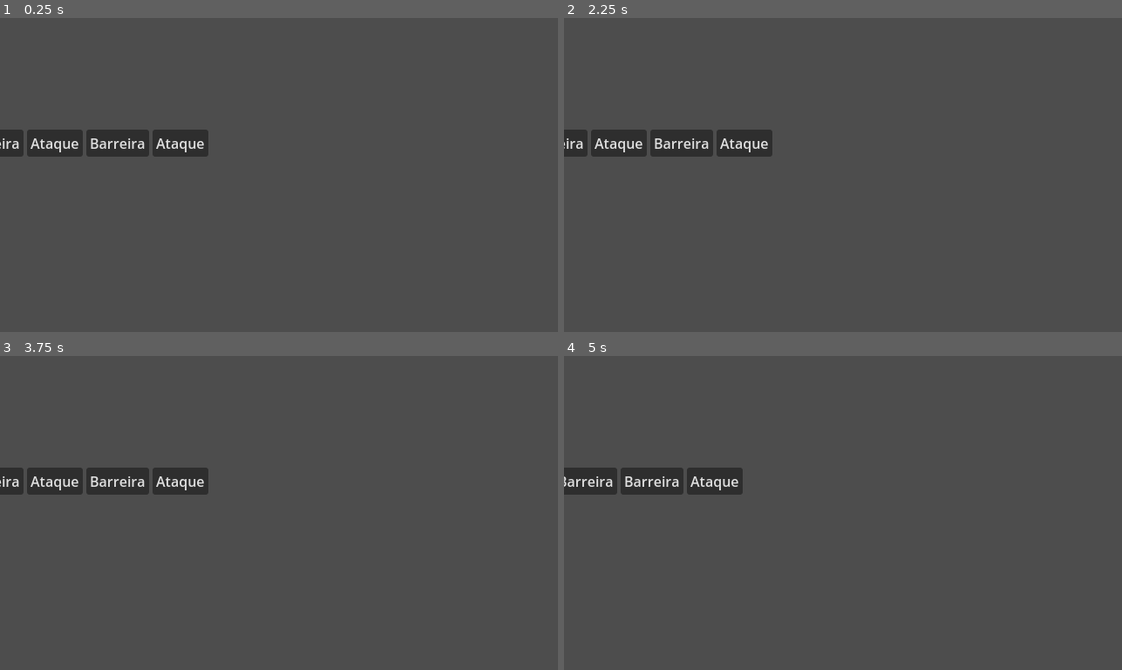
Above: before the commit, frames 1-4 (two rows, left to right).
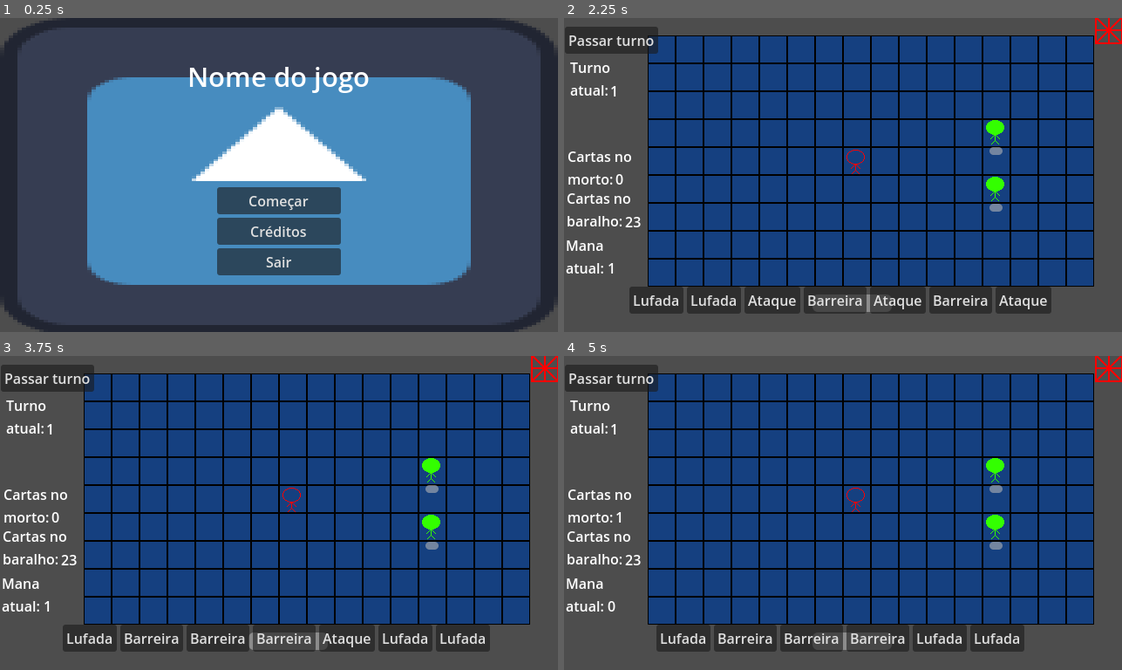
Above: after the commit, the same moments.

Repository: gdp-ufrj/alikia
Game: Godot game, scene res://Scenes/menu.tscn
The game is run twice, just before and just after one commit, with the same random seed, the same clock (stepped at 60 frames per second) and the same inputs. Before the commit the project starts from res://Scenes/deck_system.tscn. The engine's default icon, where the game draws it, is replaced by a stand-in: a white triangle on a blue panel in a dark square.
Inputs (mouse positions are in pixels of both pictures, inside the frame that each line leads up to):
- Up to frame 1 (0.25 s): no input
- Up to frame 2 (2.25 s): click (843, 231) at 0.5 s, where only the run after the commit has a clickable "Créditos"; click (843, 300) at 1.25 s, where only the run after the commit has a clickable "Voltar"; click (843, 200) at 2 s, where only the run after the commit has a clickable "Começar"
- Up to frame 3 (3.75 s): click (546, 368) at 2.77 s; click (279, 538) at 3.5 s, where only the run after the commit has a clickable "Começar"
- Up to frame 4 (5 s): click "Ataque" at 4.25 s

The runs differ from the first frame. In frame 1, 57% of the frame differs, in the area x 0-100%, y 0-100%; in frame 2, 73%; in frame 3, 73%, in the area x 0-100%, y 0-95%; in frame 4, 72%.

Commit message:
feat: menu inicial
Adicionei o menu inicial e um botão na tela do jogo que atualmente só volta para o menu inicial, mas será um botão de pause.

Diff:
--- /dev/null
+++ b/Scenes/credits.tscn
@@ -0,0 +1,22 @@
+[gd_scene load_steps=2 format=3 uid="uid://yg4p3nl1hvtg"]
+
+[ext_resource type="Script" path="res://Scripts/Credits/credits.gd" id="1_522et"]
+
+[node name="Credits" type="Control"]
+layout_mode = 3
+anchors_preset = 15
+anchor_right = 1.0
+anchor_bottom = 1.0
+grow_horizontal = 2
+grow_vertical = 2
+script = ExtResource("1_522et")
+
+[node name="voltar" type="Button" parent="."]
+layout_mode = 0
+offset_left = 277.0
+offset_top = 307.0
+offset_right = 367.0
+offset_bottom = 338.0
+text = "Voltar"
+
+[connection signal="pressed" from="voltar" to="." method="_on_voltar_pressed"]
--- a/Scenes/main_game.tscn
+++ b/Scenes/main_game.tscn
@@ -1,9 +1,11 @@
-[gd_scene load_steps=5 format=3 uid="uid://cvprqudv22o52"]
+[gd_scene load_steps=7 format=3 uid="uid://cvprqudv22o52"]
 
 [ext_resource type="PackedScene" uid="uid://bpm7lq1u5rc80" path="res://Scenes/battle.tscn" id="1_qgbnj"]
 [ext_resource type="PackedScene" uid="uid://b6wjwe3k5uxst" path="res://Scenes/deck_system.tscn" id="2_5g71h"]
 [ext_resource type="AudioStream" uid="uid://v8fi87qwdgqd" path="res://Áudio/mockup.mp3" id="3_6bjhu"]
 [ext_resource type="PackedScene" uid="uid://bsv8p07wfxpi" path="res://Scenes/turn_manager.tscn" id="4_ticpk"]
+[ext_resource type="Script" path="res://Scripts/Pause/PauseMenu.gd" id="5_oo28y"]
+[ext_resource type="Texture2D" uid="uid://mc458hleltqc" path="res://Assets/OverlayTile.png" id="6_ryqfn"]
 
 [node name="Node2D" type="Node2D"]
 
@@ -25,6 +27,23 @@
 [node name="TurnManager" parent="." instance=ExtResource("4_ticpk")]
 position = Vector2(-13, 3)
 
+[node name="PauseMenu" type="Control" parent="."]
+layout_mode = 3
+anchors_preset = 0
+offset_right = 40.0
+offset_bottom = 40.0
+script = ExtResource("5_oo28y")
+
+[node name="Button" type="TextureButton" parent="PauseMenu"]
+layout_mode = 0
+offset_left = 289.0
+offset_top = -182.0
+offset_right = 321.0
+offset_bottom = -150.0
+texture_normal = ExtResource("6_ryqfn")
+stretch_mode = 3
+
 [connection signal="use_card" from="DeckSystem" to="Battle" method="_on_deck_system_use_card"]
 [connection signal="pass_turn" from="TurnManager" to="Battle" method="_on_turn_manager_pass_turn"]
 [connection signal="pass_turn" from="TurnManager" to="DeckSystem" method="_on_turn_manager_pass_turn"]
+[connection signal="pressed" from="PauseMenu/Button" to="PauseMenu" method="_on_button_pressed"]
--- /dev/null
+++ b/Scenes/menu.tscn
@@ -0,0 +1,59 @@
+[gd_scene load_steps=4 format=3 uid="uid://ch8cjc1s6wy5a"]
+
+[ext_resource type="Texture2D" uid="uid://cp7cue2ma2tp6" path="res://Assets/icon.svg" id="1_5ffko"]
+[ext_resource type="Script" path="res://Scripts/Menu/menu.gd" id="1_r7msc"]
+
+[sub_resource type="LabelSettings" id="LabelSettings_7o456"]
+font_size = 31
+
+[node name="Menu" type="Control"]
+layout_mode = 3
+anchors_preset = 15
+anchor_right = 1.0
+anchor_bottom = 1.0
+grow_horizontal = 2
+grow_vertical = 2
+script = ExtResource("1_r7msc")
+
+[node name="TextureRect" type="TextureRect" parent="."]
+layout_mode = 0
+offset_right = 640.0
+offset_bottom = 363.0
+texture = ExtResource("1_5ffko")
+
+[node name="Label" type="Label" parent="."]
+layout_mode = 1
+anchors_preset = 10
+anchor_right = 1.0
+offset_bottom = 135.0
+grow_horizontal = 2
+text = "Nome do jogo"
+label_settings = SubResource("LabelSettings_7o456")
+horizontal_alignment = 1
+vertical_alignment = 1
+
+[node name="MarginContainer" type="MarginContainer" parent="."]
+layout_mode = 0
+offset_left = 249.0
+offset_top = 194.0
+offset_right = 391.0
+offset_bottom = 295.0
+
+[node name="VBoxContainer" type="VBoxContainer" parent="MarginContainer"]
+layout_mode = 2
+
+[node name="Começar" type="Button" parent="MarginContainer/VBoxContainer"]
+layout_mode = 2
+text = "Começar"
+
+[node name="Creditos" type="Button" parent="MarginContainer/VBoxContainer"]
+layout_mode = 2
+text = "Créditos"
+
+[node name="Sair" type="Button" parent="MarginContainer/VBoxContainer"]
+layout_mode = 2
+text = "Sair"
+
+[connection signal="pressed" from="MarginContainer/VBoxContainer/Começar" to="." method="_on_começar_pressed"]
+[connection signal="pressed" from="MarginContainer/VBoxContainer/Creditos" to="." method="_on_creditos_pressed"]
+[connection signal="pressed" from="MarginContainer/VBoxContainer/Sair" to="." method="_on_sair_pressed"]
--- /dev/null
+++ b/Scripts/Credits/credits.gd
@@ -0,0 +1,5 @@
+extends Control
+
+
+func _on_voltar_pressed():
+	get_tree().change_scene_to_file("res://Scenes/menu.tscn")
--- /dev/null
+++ b/Scripts/Menu/menu.gd
@@ -0,0 +1,12 @@
+extends Control
+
+func _on_começar_pressed():
+	get_tree().change_scene_to_file("res://Scenes/main_game.tscn")
+
+
+func _on_creditos_pressed():
+	get_tree().change_scene_to_file("res://Scenes/credits.tscn")
+
+
+func _on_sair_pressed():
+	get_tree().quit()
--- /dev/null
+++ b/Scripts/Pause/PauseMenu.gd
@@ -0,0 +1,4 @@
+extends Control
+
+func _on_button_pressed():
+	get_tree().change_scene_to_file("res://Scenes/menu.tscn")
--- a/project.godot
+++ b/project.godot
@@ -11,7 +11,7 @@
 [application]
 
 config/name="grupo1"
-run/main_scene="res://Scenes/deck_system.tscn"
+run/main_scene="res://Scenes/menu.tscn"
 config/features=PackedStringArray("4.1", "GL Compatibility")
 config/icon="res://icon.svg"
 
Not shown, added: Scenes/Ilustração da floresta no pôr do sol com pássaros voando _ Vetor Premium.jfif
